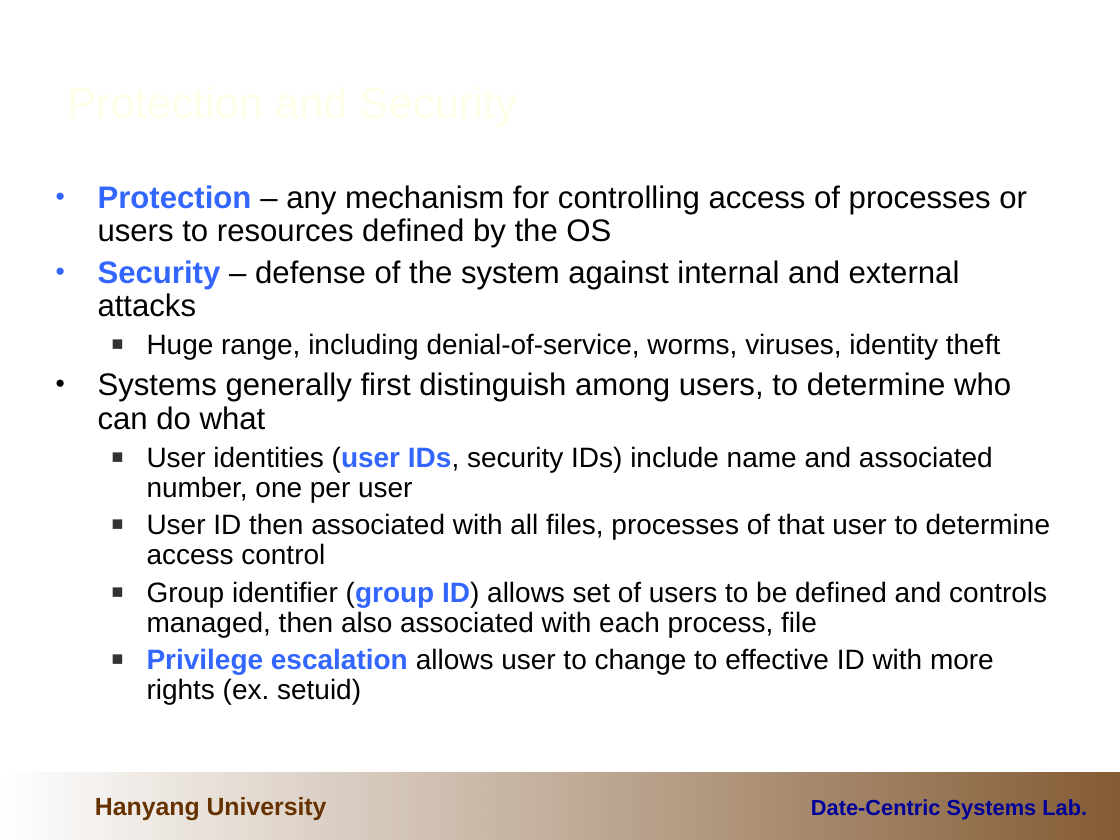
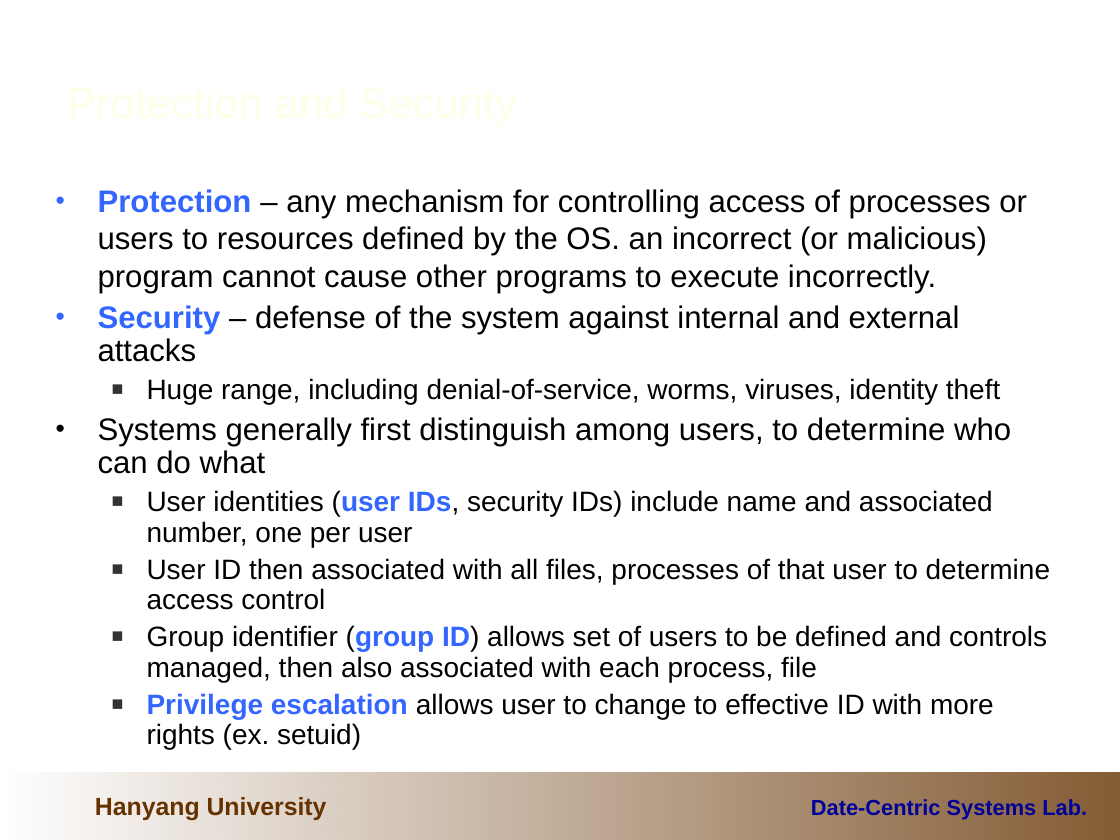
Before and after one commit to cocojk/major, a slide deck: slide 14 of os/이론/2.OperatingSystemOverview.ppt. Drawn at 1120x840 pixels with LibreOffice and Linux fonts; fonts in the diff are those of the drawing; background and template pictures are left out. Boxes give left, top, right and bottom in pixels: in the first picture for what was removed or moved away, otherwise in the second. Text is boxed around its words. In the diff, an @@ line names an element or a change of style, - is before the commit and + after.

```diff
--- a/os/이론/2.OperatingSystemOverview.ppt
+++ b/os/이론/2.OperatingSystemOverview.ppt
@@ text at (98, 189, 1027, 293): text changed @@
-• Protection – any mechanism for controlling access of processes or users to resources defined by the OS
+• Protection – any mechanism for controlling access of processes or users to resources defined by the OS. an incorrect (or malicious) program cannot cause other programs to execute incorrectly.
```
Also in this commit, not shown: 2 other slides changed, 1 other file.
